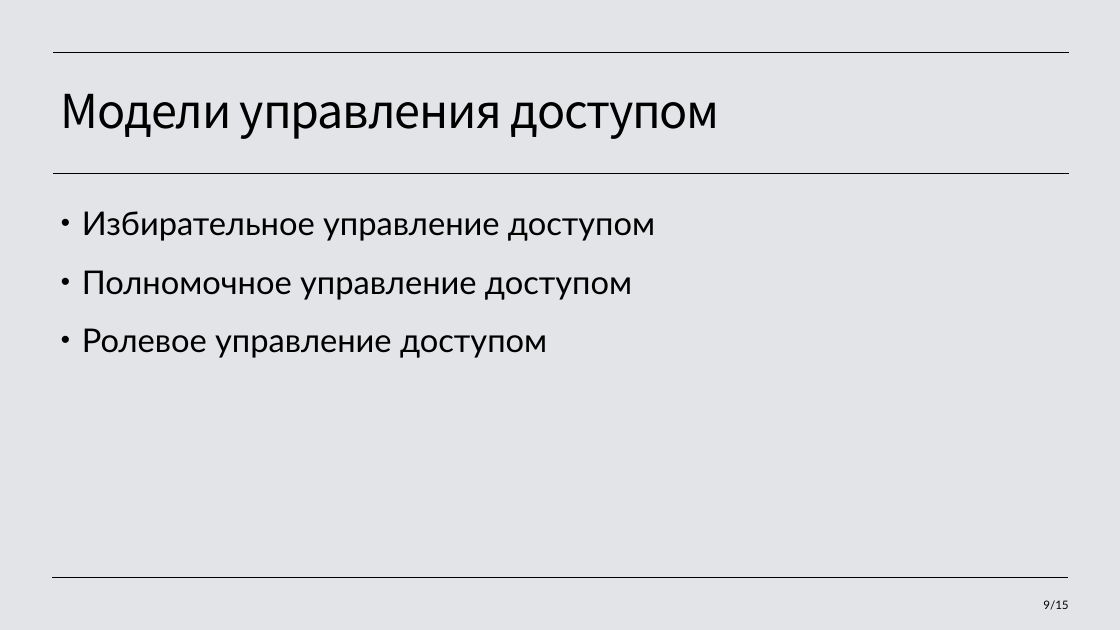
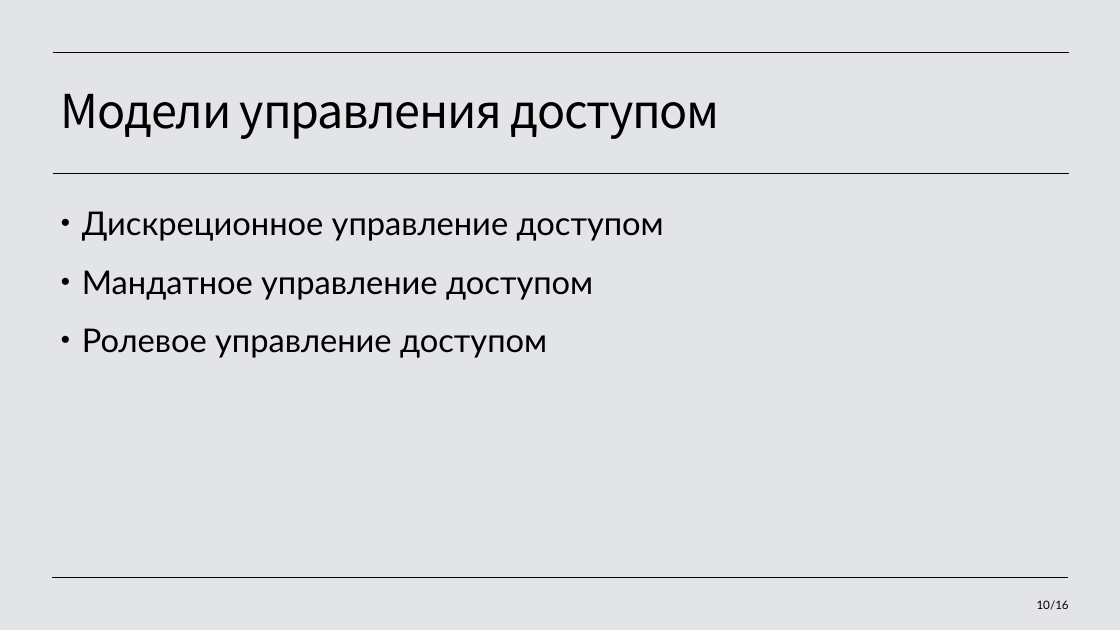
Before and after one commit to LiliyaPonomareva/Information-Security, a slide deck: slide 10 of paper/Идентификация и аутентификация, управление доступом.pptx (slide 9 before the commit). Drawn at 1120x630 pixels with LibreOffice and Linux fonts; fonts in the diff are those of the drawing. Boxes give left, top, right and bottom in pixels: in the first picture for what was removed or moved away, otherwise in the second. Text is boxed around its words. In the diff, an @@ line names an element or a change of style, - is before the commit and + after.

```diff
--- a/paper/Идентификация и аутентификация, управление доступом.pptx
+++ b/paper/Идентификация и аутентификация, управление доступом.pptx
@@ text at [82,211,664,300]: text changed @@
-• Избирательное управление доступом
-• Полномочное управление доступом
+• Дискреционное управление доступом
+• Мандатное управление доступом
@@ page number at [1037,600,1069,610]: text changed @@
-9/15
+10/16
```
Also in this commit, not shown: 9 other slides changed, 1 slide added, 35 other files.
